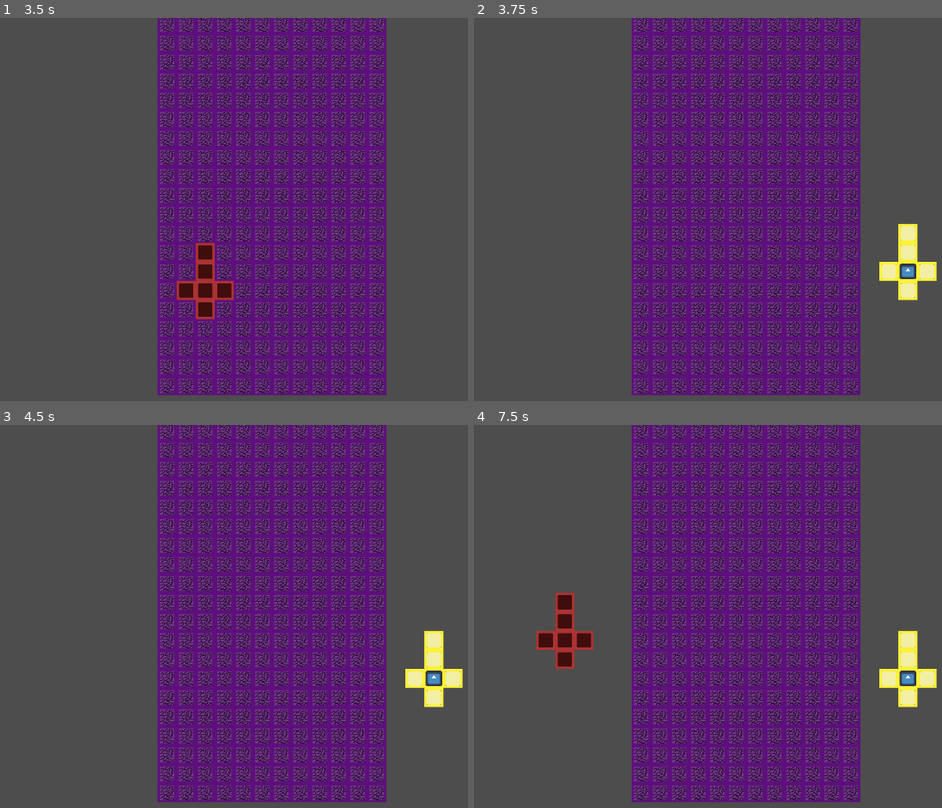
Above: before the commit, frames 1-4 (two rows, left to right).
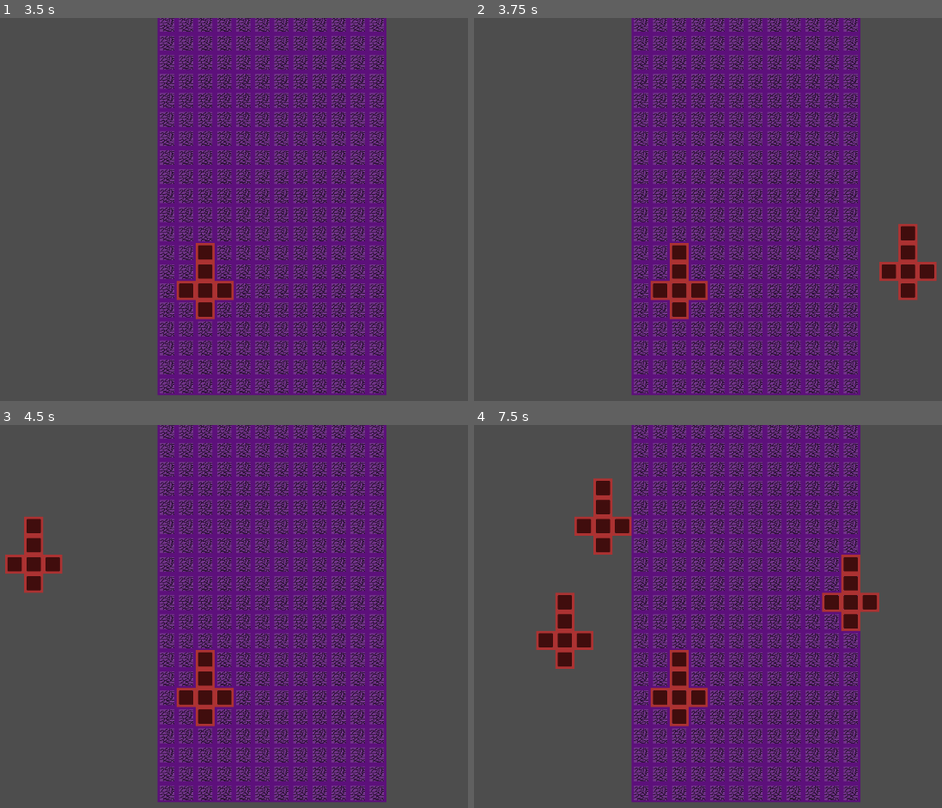
Above: after the commit, the same moments.

Repository: FueledByRage/dice-summons
Game: Godot game, scene res://src/scenes/table.tscn
Same seed, same stepped clock (60 frames per second), same inputs: the game is played once before the commit and once after it. The project has no main scene, so this scene is started directly. The engine's default icon, where the game draws it, is replaced by a stand-in: a white triangle on a blue panel in a dark square.
Inputs (mouse positions are in pixels of both pictures, inside the frame that each line leads up to):
- Up to frame 1 (3.5 s): tap Enter (place) at 0.5, 1.55, 2 s; move the mouse to (383, 190) at 0.52 s; hold Right (move_right, bound only after the commit) 0.53-1.28 s; hold M (move) 0.53-1.28 s; click (383, 190) at 0.6 s; tap Space at 1.25, 2.75 s; move the mouse to (93, 228) at 1.27 s; hold Left (move_left, bound only after the commit) 1.28-2.03 s; tap M (move) at 1.35 s; move the mouse to (299, 125) at 2.02 s; hold Enter (place) 2.03-2.78 s; hold Right (move_right, bound only after the commit) from 2.03 s (still down); tap Q (placing) at 2.3, 2.85 s; move the mouse to (196, 286) at 2.77 s; tap A (attack, bound only after the commit) at 3.05 s
- Up to frame 2 (3.75 s): tap Enter (place) at 3.5 s; move the mouse to (909, 266) at 3.52 s; release Right (move_right, bound only after the commit) at 3.53 s; hold Left (move_left, bound only after the commit) from 3.53 s (still down); hold A (attack, bound only after the commit) from 3.53 s (still down)
- Up to frame 3 (4.5 s): keep holding Left (move_left, bound only after the commit); click (435, 673) at 3.8 s; tap Space at 4.25 s; move the mouse to (23, 559) at 4.27 s; release A (attack, bound only after the commit) at 4.28 s; click (23, 559) at 4.35 s
- Up to frame 4 (7.5 s): tap M (move) at 4.55 s; move the mouse to (740, 616) at 5.02 s; hold M (move) 5.03-5.78 s; tap Enter (place) at 5.3, 5.85 s; move the mouse to (600, 520) at 5.77 s; release Left (move_left, bound only after the commit) at 5.78 s; hold Right (move_right, bound only after the commit) from 5.78 s (still down); tap Q (placing) at 6.05 s; move the mouse to (857, 597) at 6.52 s; hold Q (placing) 6.53-7.28 s; tap A (attack, bound only after the commit) at 6.8, 7.35 s; move the mouse to (567, 635) at 7.27 s

Frame 1 is identical in both runs. In frame 2, 2.5% of the frame differs, in the area x 37-99%, y 53-79%; in frame 3, 3.7%; in frame 4, 4.9%, in the area x 21-99%, y 13-79%.
Error before the commit: Invalid access of index '0' on a base object of type: 'Array'. (res://src/scripts/table_tile.gd:119)
Error after the commit: Invalid access of index '1' on a base object of type: 'Array'. (res://src/scripts/table_tile.gd:58)

Commit message:
fix: soving move summon bug

Diff:
--- a/project.godot
+++ b/project.godot
@@ -36,6 +36,26 @@
 "events": [Object(InputEventMouseButton,"resource_local_to_scene":false,"resource_name":"","device":-1,"window_id":0,"a …(253 unchanged characters)…
 ]
 }
+right_click={
+"deadzone": 0.5,
+"events": [Object(InputEventMouseButton,"resource_local_to_scene":false,"resource_name":"","device":-1,"window_id":0,"alt_pressed":false,"shift_pressed":false,"ctrl_pressed":false,"meta_pressed":false,"button_mask":0,"position":Vector2(0, 0),"global_position":Vector2(0, 0),"factor":1.0,"button_index":2,"canceled":false,"pressed":false,"double_click":false,"script":null)
+]
+}
+move_right={
+"deadzone": 0.5,
+"events": [Object(InputEventKey,"resource_local_to_scene":false,"resource_name":"","device":-1,"window_id":0,"alt_pressed":false,"shift_pressed":false,"ctrl_pressed":false,"meta_pressed":false,"pressed":false,"keycode":0,"physical_keycode":4194321,"key_label":0,"unicode":0,"location":0,"echo":false,"script":null)
+]
+}
+move_left={
+"deadzone": 0.5,
+"events": [Object(InputEventKey,"resource_local_to_scene":false,"resource_name":"","device":-1,"window_id":0,"alt_pressed":false,"shift_pressed":false,"ctrl_pressed":false,"meta_pressed":false,"pressed":false,"keycode":0,"physical_keycode":4194319,"key_label":0,"unicode":0,"location":0,"echo":false,"script":null)
+]
+}
+attack={
+"deadzone": 0.5,
+"events": [Object(InputEventKey,"resource_local_to_scene":false,"resource_name":"","device":-1,"window_id":0,"alt_pressed":false,"shift_pressed":false,"ctrl_pressed":false,"meta_pressed":false,"pressed":false,"keycode":0,"physical_keycode":65,"key_label":0,"unicode":97,"location":0,"echo":false,"script":null)
+]
+}
 
 [layer_names]
 
--- a/src/scripts/table_tile.gd
+++ b/src/scripts/table_tile.gd
@@ -15,38 +15,71 @@
 
 var possible_move_cells = [];
 
+var selected_summon_index = 0;
+
+enum States { ATTACKING, PLACING, IDLE }
+
+var state = States.IDLE;
+
 func _ready() -> void:
 	add_to_group('table');
 	set_table();
 
 func _process(delta: float) -> void:
+		match state:
+			States.ATTACKING:
+				pass
+			States.PLACING:
+				set_selected_tile();
+				placing_dice.global_position = selected_tile;
 		if(placing):
 			set_selected_tile();
 			placing_dice.global_position = selected_tile;
-			if(Input.is_action_just_pressed("place")):
-				place();
-				pass
-		else:
-			if(Input.is_action_pressed("placing")):
-				to_placing();
-		if(Input.is_action_just_pressed("move") && !moving):
-			display_possible_paths();
-			moving = true;
 
 func _input(event: InputEvent) -> void:
+	if(event.is_action_pressed("place") && placing):
+		place();
 	if(event.is_action("left_click") && moving):
+		var original_mouse_position = get_local_mouse_position();
 		var mouse_position = local_to_map(get_local_mouse_position());
+
 		if(mouse_position in possible_move_cells):
-			var summon = summons_map[0];
-			summon.node.global_position = map_to_local(mouse_position);
+			var summon = summons_map[0].node;
+			var newPosition = map_to_local(mouse_position);
+
+			summon.position = newPosition;
 			moving = false;
+
+			for cell in possible_move_cells:
+				var cell_coord = local_to_map(to_global(cell));
+				var dice_face = Vector2i(1,1);
+				set_cell(cell, 0, dice_face, 0);
+	elif(event.is_action_pressed("move") && !moving):
+		var summon = summons_map[selected_summon_index];
+		possible_move_cells = get_possible_moves(summon.local, 3);
+		display_possible_paths(possible_move_cells);
+		moving = true;
+	elif(event.is_action_pressed('attack')):
+		pass
+	elif(event.is_action_pressed("placing")):
+		to_placing();
+	elif(event.is_action_pressed('move_right')):
+		if(selected_summon_index >= summons_map.size()):
+			selected_summon_index = 0;
+			pass
+		selected_summon_index += 1
+	elif(event.is_action_pressed("move_left") and selected_summon_index != 0):
+		selected_summon_index -= 1
+
+
+func is_within_bounds(tile: Vector2) -> bool:
+	return tile.x >= 0 and tile.x < WIDTH and tile.y >= 0 and tile.y < HEIGHT
+
 func set_table() -> void:
-	for column in WIDTH:
-		for row in HEIGHT:
-			var tile = Vector2(column, row);
-			var tileRect = Vector2i(0,1);
-
-			set_cell(tile, 0, tileRect, 0);
+	for column in range(WIDTH):
+		for row in range(HEIGHT):
+			if(is_within_bounds(Vector2i(column, row))):
+				set_cell(Vector2(column, row), 0, Vector2i(0, 1), 0)
 
 func set_selected_tile() -> void:
 	var tile = local_to_map(get_global_mouse_position());
@@ -60,7 +93,7 @@
 
 	placing_dice = placing_dice_instance;
 
-	placing = true;
+	state = States.PLACING;
 
 func place():
 	var dice_scene = preload("res://src/scenes/dice.tscn");
@@ -115,12 +148,10 @@
 		"local": to_local(summon.global_position),
 	});
 
-func display_possible_paths():
-	var summon = summons_map[0];
-	possible_move_cells = get_possible_moves(summon.local, 3);
-
+func display_possible_paths(possible_move_cells):
 	for cell in possible_move_cells:
 		set_cell(cell, 0, Vector2(0,0),0);
+
 
 func get_possible_moves(summon_position: Vector2, move_range: int) -> Array:
 	var possible_moves = [];
@@ -147,6 +178,6 @@
 			];
 
 			for neighbor in neighbors:
-				if neighbor in path and neighbor not in visited:
+				if is_within_bounds(neighbor) and neighbor in path and neighbor not in visited:
 					queue.append({ "tile": neighbor, "distance": current_distance + 1 })
 	return possible_moves
Not shown, added: src/scenes/tabD73E.tmp
